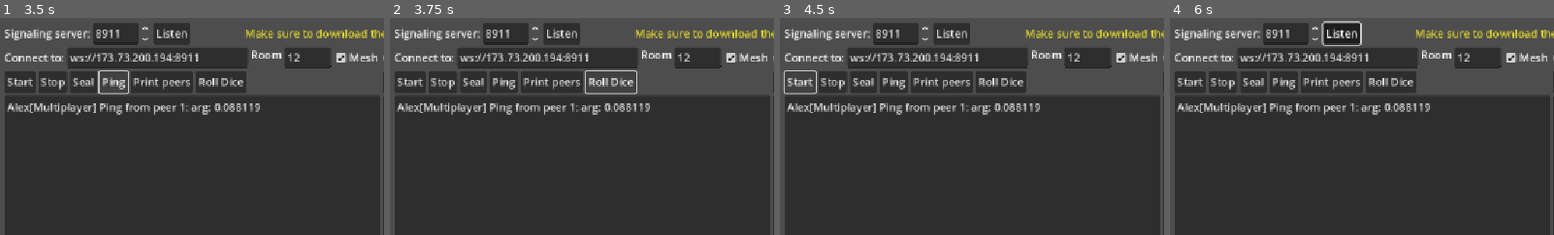
Above: before the commit, frames 1-4 (left to right).
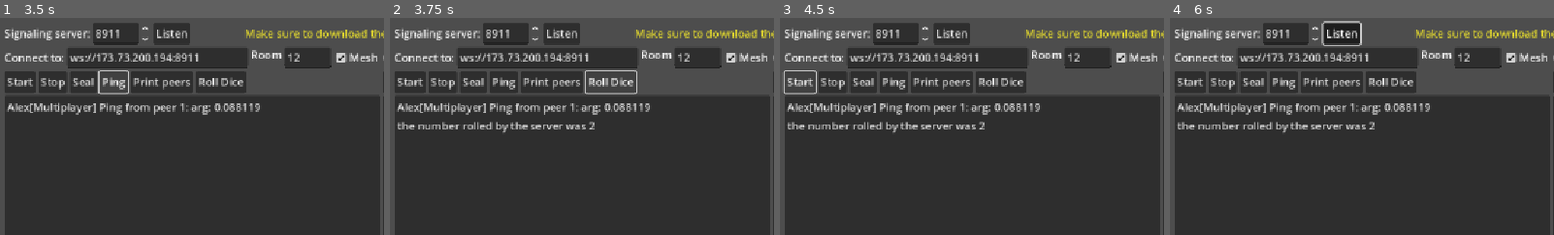
Above: after the commit, the same moments.

Repository: Sheepy3/webrtc-signaling-fork
Game: Godot game, scene res://demo/main.tscn
Same seed, same stepped clock (60 frames per second), same inputs: the game is played once before the commit and once after it.
Inputs (mouse positions are % of the whole screen's width and height, from its top left):
- Up to frame 1 (3.5 s): click (40, 10) at 0.52 s; type "12" at 0.6 s; click (25, 35) at 0.75 s; type "Alex" at 0.83 s; click (90, 10) at 0.98 s; type "12" at 1.07 s; click (75, 35) at 1.27 s; type "Alex" at 1.35 s; click (40, 56) at 1.5 s; type "12" at 1.58 s; click (25, 81) at 1.73 s; type "Alex" at 1.82 s; click (90, 56) at 2.02 s; type "12" at 2.1 s; click (75, 81) at 2.25 s; type "Alex" at 2.33 s; click "Ping" at 2.75 s
- Up to frame 2 (3.75 s): click "Roll Dice" at 3.5 s
- Up to frame 3 (4.5 s): click "Start" at 4.25 s
- Up to frame 4 (6 s): click "Start" at 5 s; click "Listen" at 5.75 s
The pictures show only the part of the screen within x 1-51%, y 1-51%; the shares and areas given below are measured in that part.

Frame 1 is identical in both runs. In frame 2, 0.9% of the frame differs, in the area x 2-54%, y 47-53%; in frame 3, 0.9%; in frame 4, 0.9%.

Commit message:
added server-authoritative dice roll

Diff:
--- a/demo/client_ui.gd
+++ b/demo/client_ui.gd
@@ -21,6 +21,18 @@
 @rpc("any_peer", "call_local")
 func ping(argument: float) -> void:
 	_log("[Multiplayer] Ping from peer %d: arg: %f" % [multiplayer.get_remote_sender_id(), argument])
+
+@rpc("any_peer","call_local")
+func roll_dice() -> void:
+	if not multiplayer.is_server():
+		return
+	var roll = randi_range(1,6)
+	transmit_dice.rpc(roll)
+
+@rpc("authority","call_local")
+func transmit_dice(dice_number) -> void:
+	_log("the number rolled by the server was " + str(dice_number))
+	pass
 
 
 func _mp_server_connected() -> void:
@@ -81,4 +93,4 @@
 
 
 func _on_roll_pressed() -> void:
-	pass # Replace with function body.
+	roll_dice.rpc()
